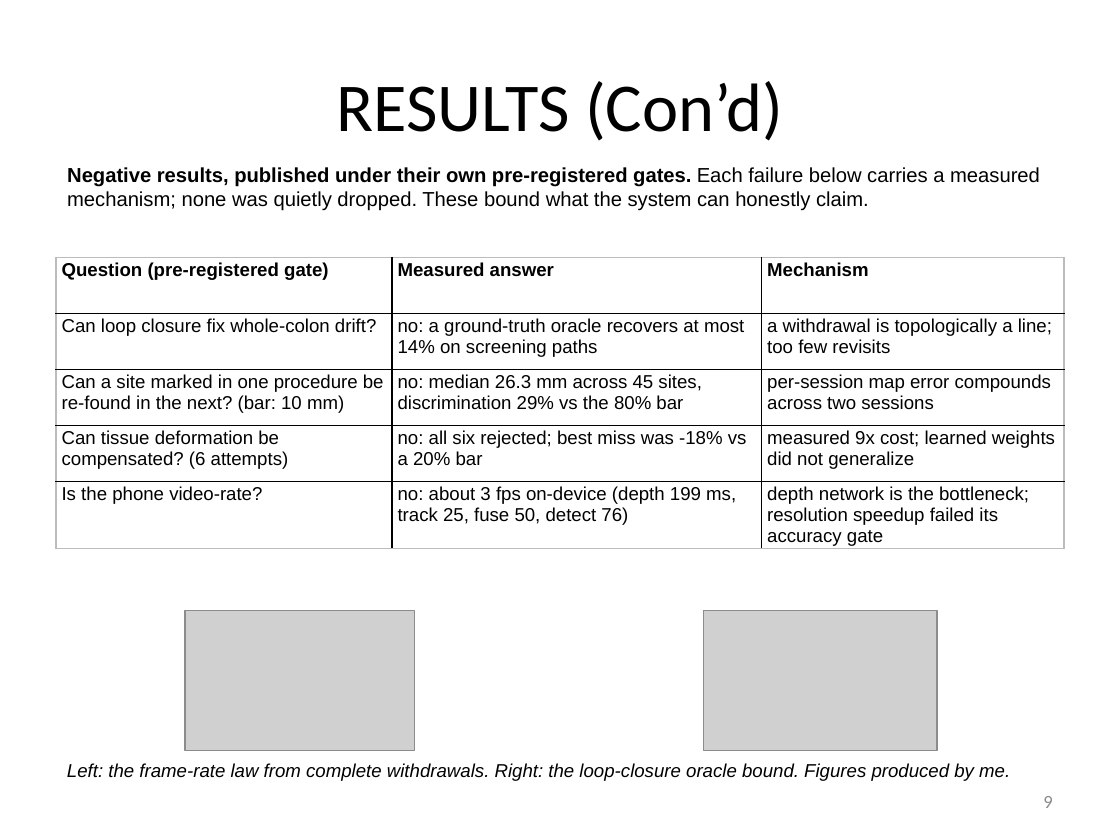
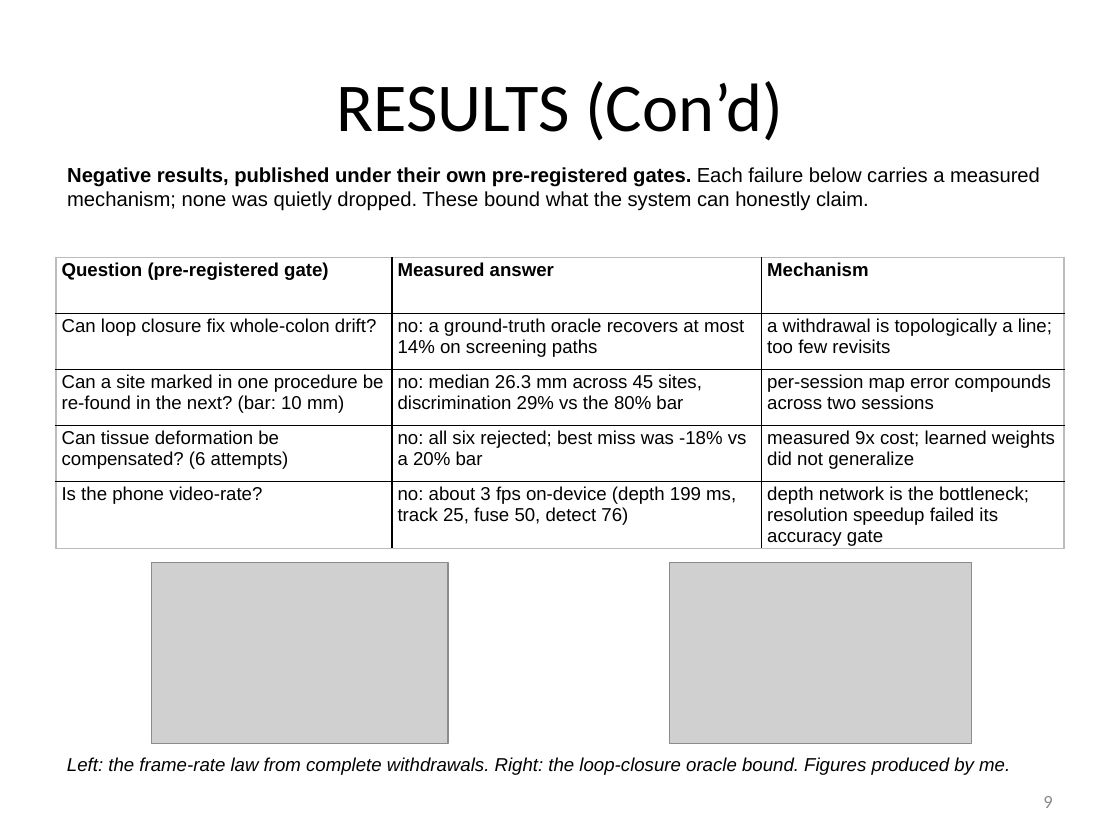
Before and after one commit to bluMoonx/EndoscopicMonocularSLAM, a slide deck: slide 9 of presentation/Argus_GSDSEF_2027_Digital_Presentation.pptx. Drawn at 1120x840 pixels with LibreOffice and Linux fonts; fonts in the diff are those of the drawing; grey boxes stand for pictures. Boxes give left, top, right and bottom in pixels: in the first picture for what was removed or moved away, otherwise in the second. Text is boxed around its words. In the diff, an @@ line names an element or a change of style, - is before the commit and + after.

Commit message:
Deck voice and fill pass: her register, fuller slides, larger figures
The abstract is rewritten to 238 words in the style of her previous
CSEF presentation (project-as-subject, I only for concrete actions)
and now follows the standard context / purpose / methods / results /
significance structure with a closing significance sentence. The
introduction gains a research question and hypothesis paragraph (345
words). Figures grew on slides 1, 2, 4, 5, 8, 9 and 11 to use the
empty space, and the block-diagram caption now explains the cascade
technically. All twelve slides re-rendered and checked; template
validation passes.

```diff
--- a/presentation/Argus_GSDSEF_2027_Digital_Presentation.pptx
+++ b/presentation/Argus_GSDSEF_2027_Digital_Presentation.pptx
@@ picture: place and size @@
-picture at (185,610,414,750)
+picture at (151,562,448,744)
@@ picture: place and size @@
-picture at (703,610,936,750)
+picture at (669,562,971,744)
@@ text "Left: the frame-rate law from ...": place and size @@
-text "Left: the frame-rate law from ..." at (67,763,1010,781)
+text "Left: the frame-rate law from ..." at (67,757,1010,775)
```
Also in this commit, not shown: 9 other slides changed, 1 other file.
